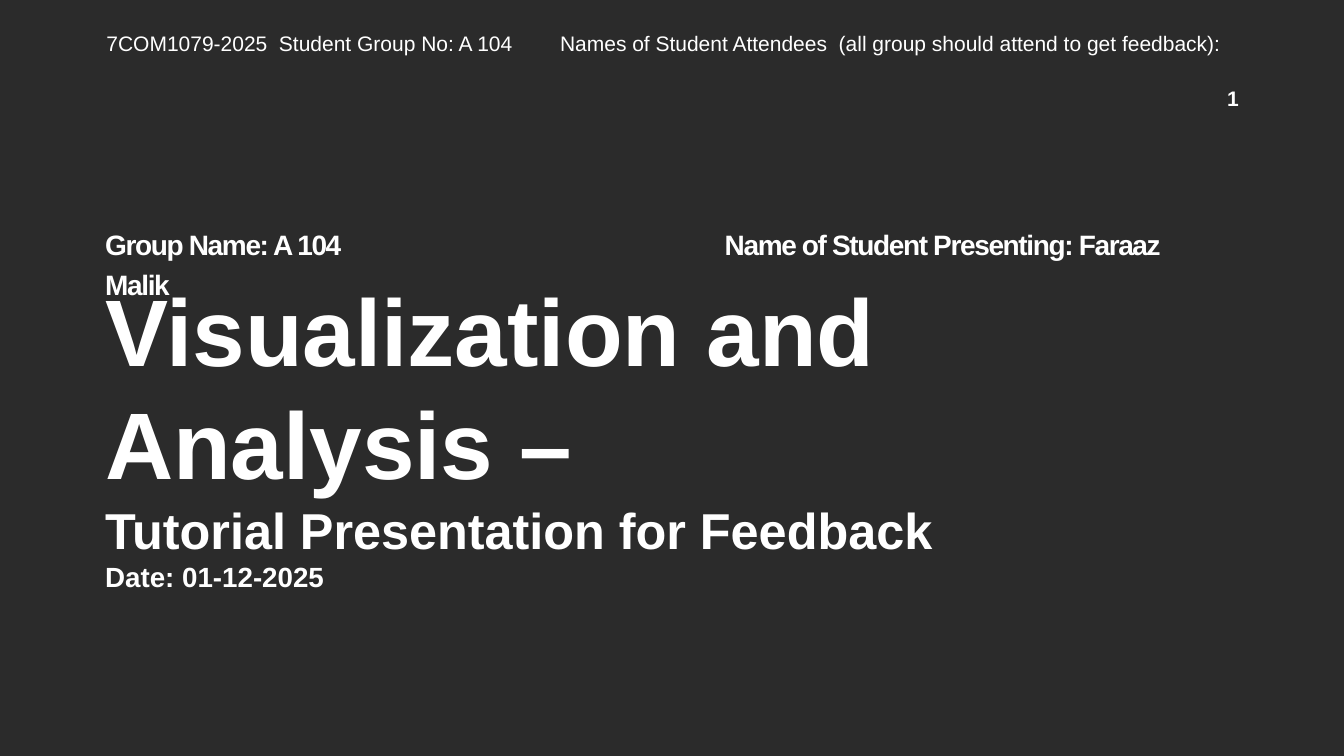
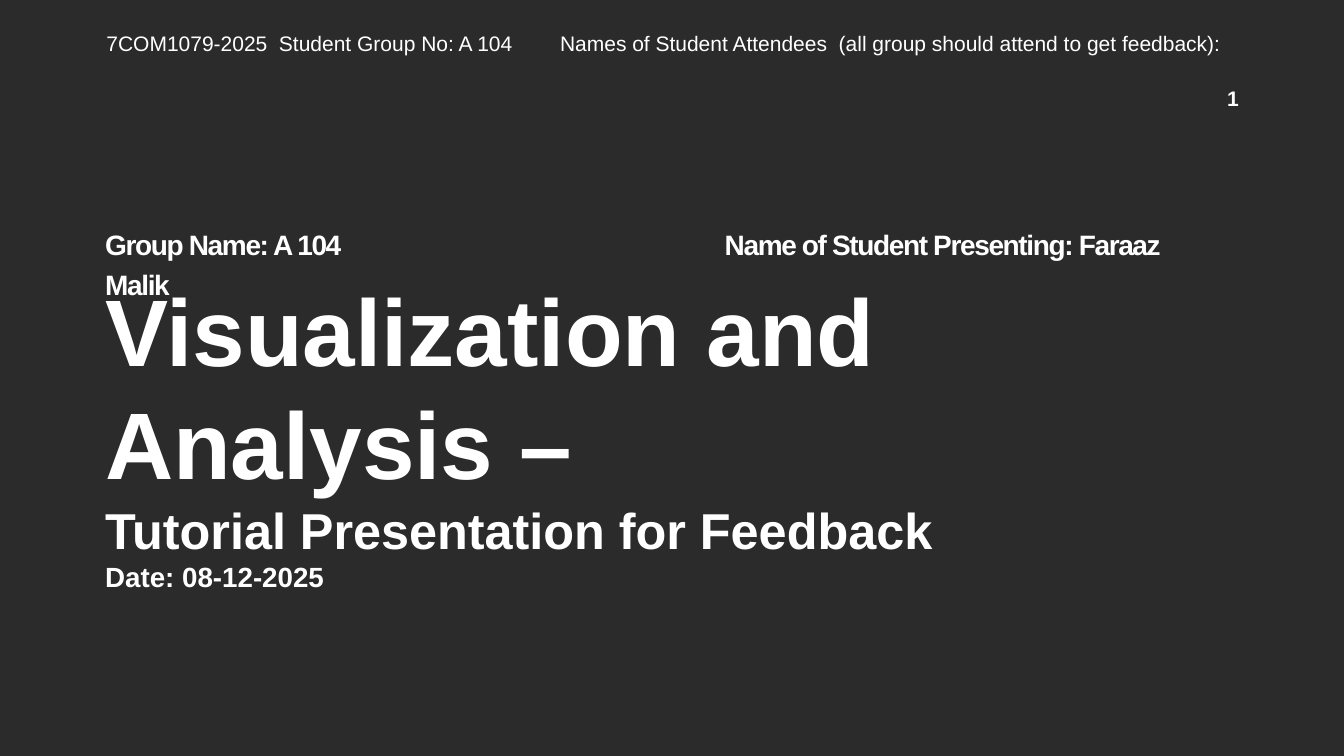
Before and after one commit to fm25abm/trdcw2, a slide deck: slide 1 of demo_presentations/A104_Vis_and_Analysis_Presentation.pptx. Drawn at 1344x756 pixels with LibreOffice and Linux fonts; fonts in the diff are those of the drawing; background and template pictures are left out; a plain dark background stands for a picture behind light text. Boxes give left, top, right and bottom in pixels: in the first picture for what was removed or moved away, otherwise in the second. Text is boxed around its words. In the diff, an @@ line names an element or a change of style, - is before the commit and + after.

```diff
--- a/demo_presentations/A104_Vis_and_Analysis_Presentation.pptx
+++ b/demo_presentations/A104_Vis_and_Analysis_Presentation.pptx
@@ title at (105, 291, 932, 588): text changed @@
-Visualization and Analysis –
-Tutorial Presentation for Feedback
-Date: 01-12-2025
+Visualization and Analysis –
+Tutorial Presentation for Feedback
+Date: 08-12-2025
```
Also in this commit, not shown: 3 other slides changed, 3 slides added, 1 slide removed.
